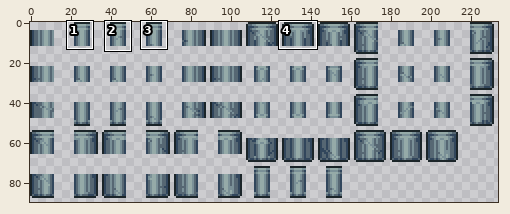
Two versions of one sprite sheet, Assets/Walls/Magike/SkarnBrickWall.png. Above, an overview of the earlier version with the close-up marked.
Close-up. First the earlier version:
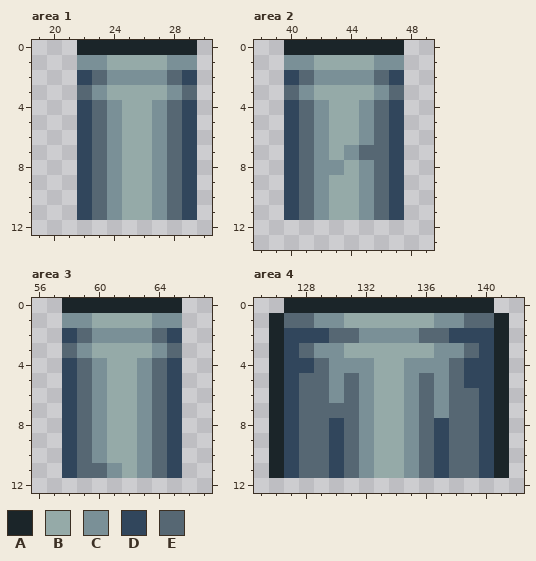
The file is 468x180 pixels, drawn in blocks of 2x2; one block is one cell here. Colours within 5 levels of each other are drawn and written as one. Shown: area 1: x 19..30, y 0..12; area 2: x 38..49, y 0..13; area 3: x 56..67, y 0..12; area 4: x 125..142, y 0..12. The commit also changed other parts of the picture, which this record leaves out.
Palette (. is transparent): A #1b2529  B #95aaa8  C #7a9097  D #31465c  E #566773
After:
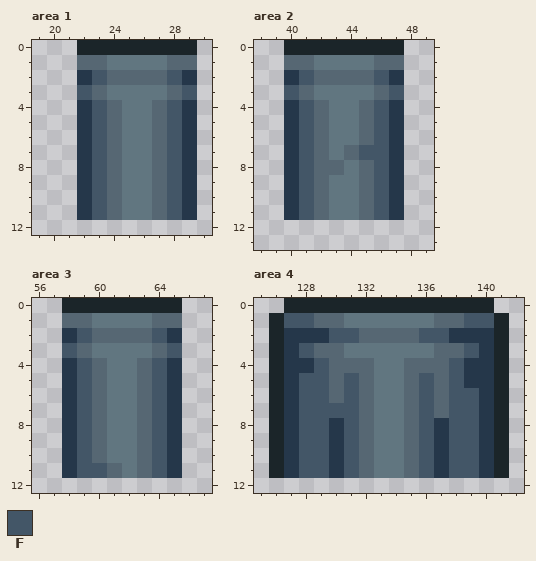
Colours new in this view: F #435667
Change:
colour B: #95aaa8 -> #617680
colour D: #31465c -> #25374a
Area 1:
y 1: x 22..23 CC -> EE; x 28..29 CC -> EE
y 2: x 23..28 ECCCCE -> FEEEEF
y 3: x 22..23 EC -> FE; x 28..29 CE -> EF
y 4..11: x 23..24 EC -> FE; x 27..28 CE -> EF
Area 2:
y 1: x 40..41 CC -> EE; x 46..47 CC -> EE
y 2: x 41..46 ECCCCE -> FEEEEF
y 3: x 40..41 EC -> FE; x 46..47 CE -> EF
y 4..6: x 41..42 EC -> FE; x 45..46 CE -> EF
y 7: x 41..42 EC -> FE; x 44..46 CEE -> EFF
y 8: x 41..43 ECC -> FEE; x 45..46 CE -> EF
y 9..11: x 41..42 EC -> FE; x 45..46 CE -> EF
Area 3:
y 1: x 58..59 CC -> EE; x 64..65 CC -> EE
y 2: x 59..64 ECCCCE -> FEEEEF
y 3: x 58..59 EC -> FE; x 64..65 CE -> EF
y 4..10: x 59..60 EC -> FE; x 63..64 CE -> EF
y 11: x 59..61 EEC -> FFE; x 63..64 CE -> EF
Area 4:
y 1: x 127..130 EECC -> FFEE; x 137..140 CCEE -> EEFF
y 2: x 130..137 EECCCCEE -> FFEEEEFF
y 3: x 128..130 ECC -> FEE; x 137..139 CCE -> EEF
y 4: x 129..132 ECCC -> FEEE; x 135..138 CCCE -> EEEF
y 5: x 128..132 EECEC -> FFEFE; x 135..138 CECE -> EFEF
y 6: x 128..132 EECEC -> FFEFE; x 135..139 CECEE -> EFEFF
y 7: x 128..132 EEEEC -> FFFFE; x 135..139 CECEE -> EFEFF
y 8..11: x 128..129 EE -> FF; x 131..132 EC -> FE; x 135..136 CE -> EF; x 138..139 EE -> FF
